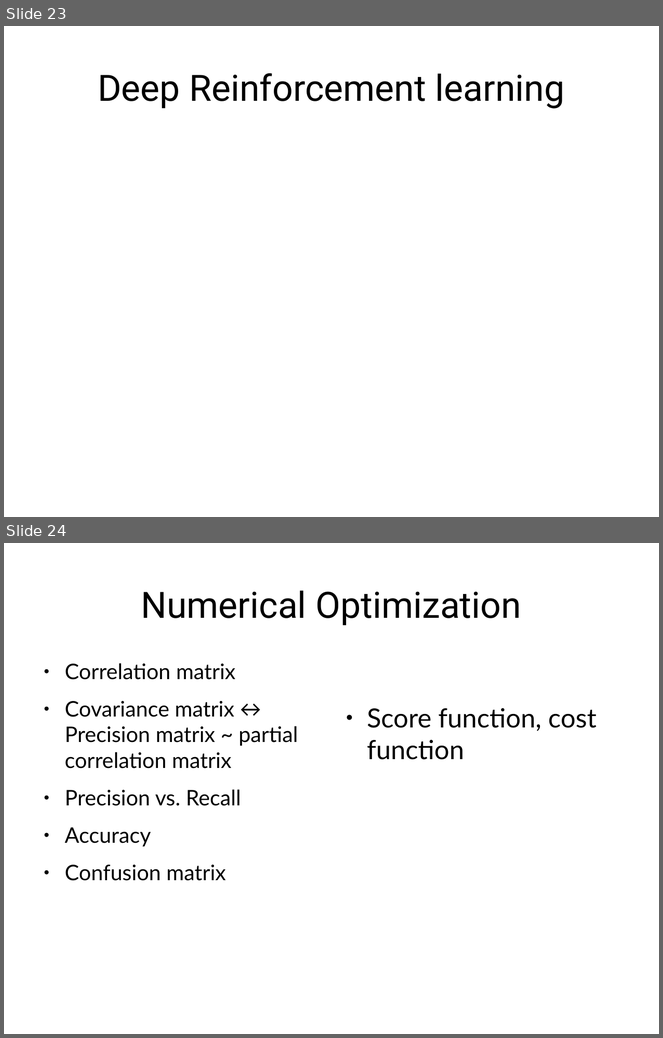
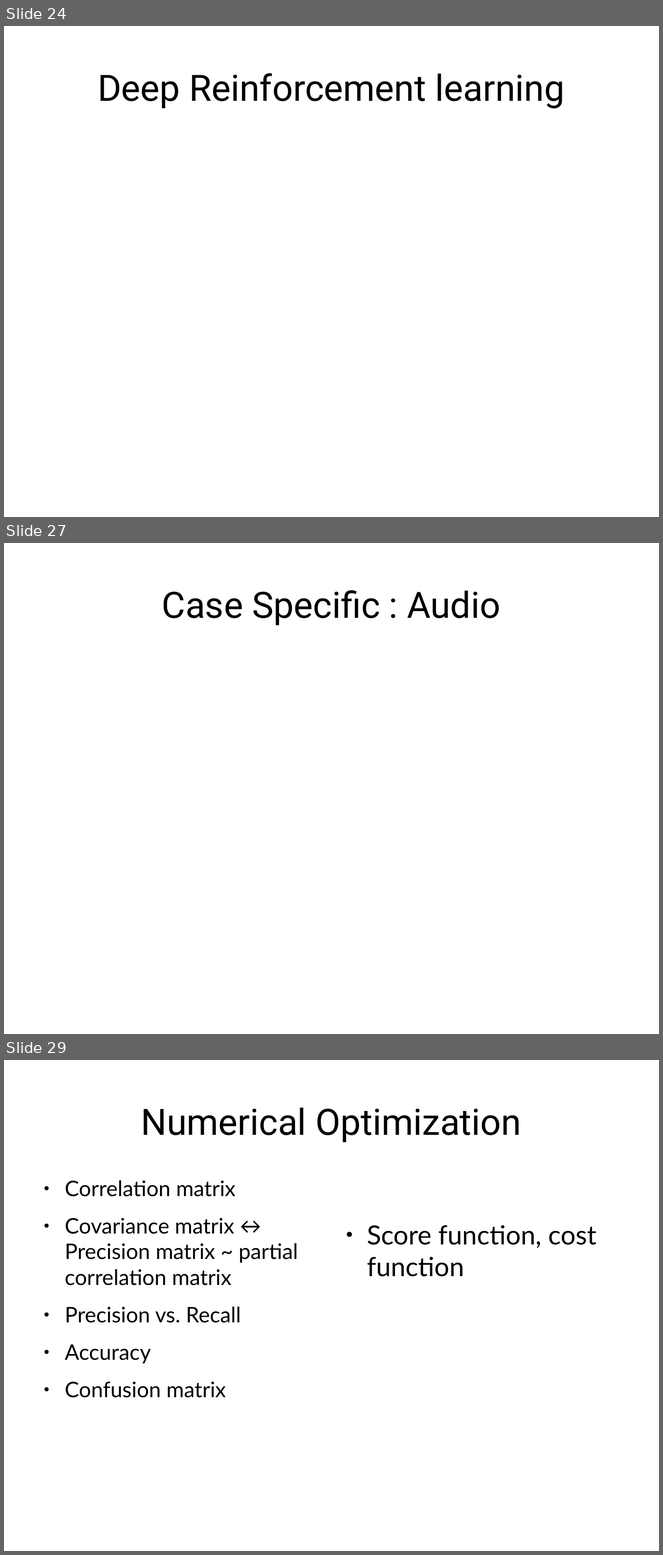
Before and after one commit to TedJeong/vipidly-vociferous, a slide deck: notes/머신러닝부터최적화문제까지.odp. Shown one above the other, each under a label of ours: slides 23 and 24 before the commit, slides 24, 27 and 29 after it; the slides between them are not shown. The pictures are 663x1038 and 663x1555 pixels, drawn with LibreOffice and Linux fonts; fonts in the diff are those of the drawing. Boxes give left, top, right and bottom in pixels: in the first picture for what was removed or moved away, otherwise in the second. Text is boxed around its words. In the diff, an @@ line names an element or a change of style, - is before the commit and + after.

```diff
--- a/notes/머신러닝부터최적화문제까지.odp
+++ b/notes/머신러닝부터최적화문제까지.odp
@@ slide 27 added at (4, 543, 659, 1034), background #FFFFFF @@
@@ title added at (162, 590, 501, 626), 44 pt, text #000000 @@
+Case Specific : Audio
@@ what was slide 23 is now slide 24 @@
@@ what was slide 24 is now slide 29 @@
```
Also in this commit, not shown: 1 slide changed, 5 other slides added, 1 slide removed, 9 other files.
